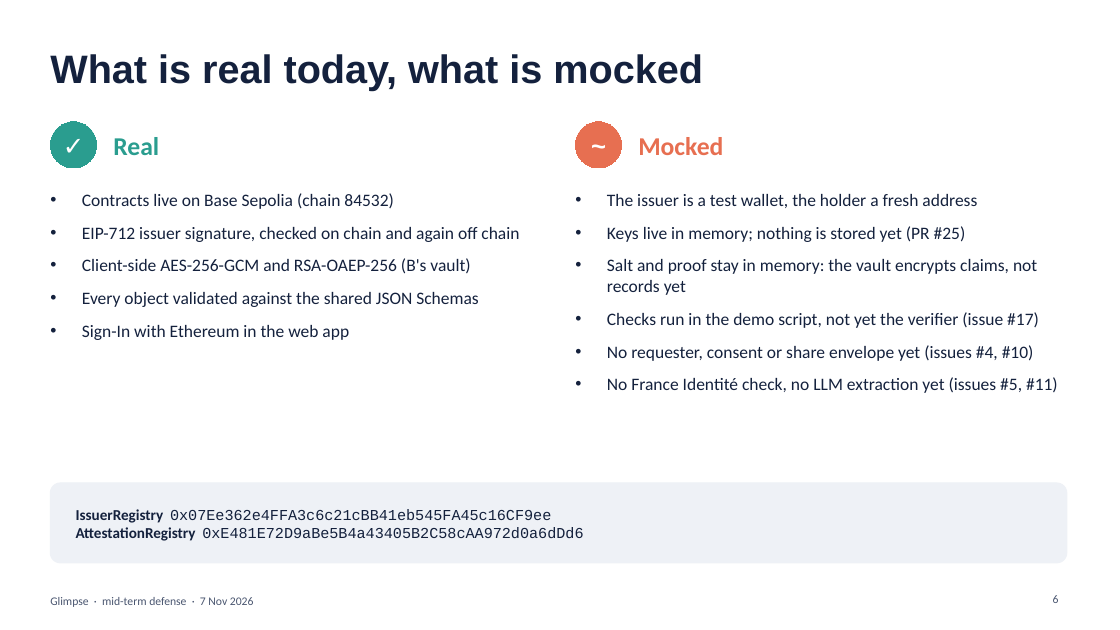
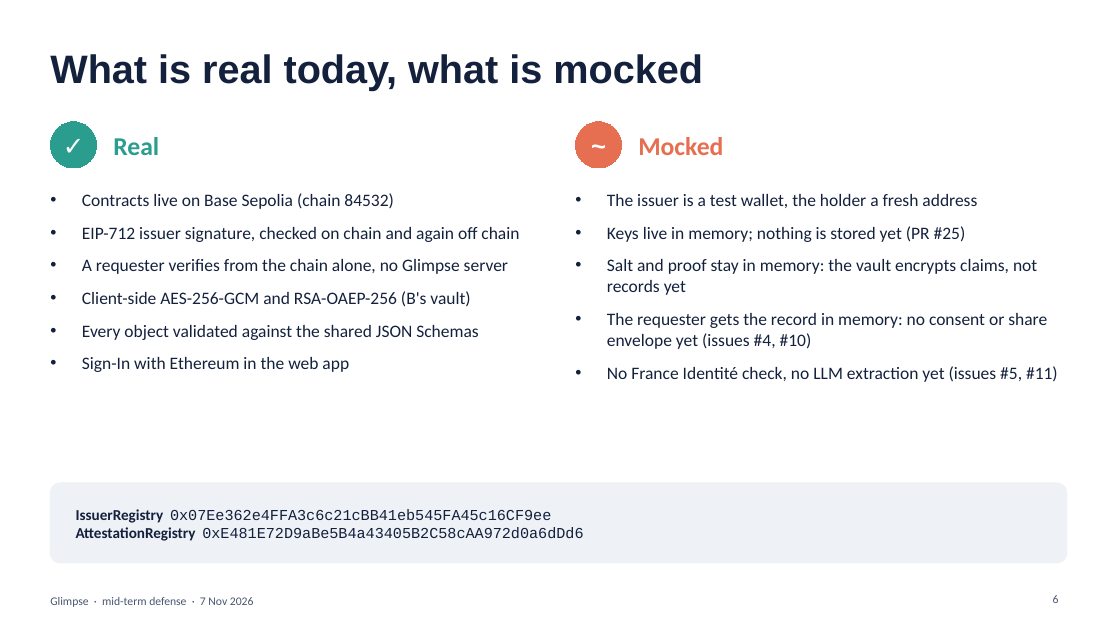
Before and after one commit to CouturierNathan/Glimpse, a slide deck: slide 6 of docs/mid-term-demo.pptx. Drawn at 1120x630 pixels with LibreOffice and Linux fonts; fonts in the diff are those of the drawing. Boxes give left, top, right and bottom in pixels: in the first picture for what was removed or moved away, otherwise in the second. Text is boxed around its words. In the diff, an @@ line names an element or a change of style, - is before the commit and + after.

Commit message:
Show the verifier as real in the defense slides (#17)
The demo's requester now runs @glimpse/verifier, so the slides stop
listing the checks as script-only and the verifier as planned.

```diff
--- a/docs/mid-term-demo.pptx
+++ b/docs/mid-term-demo.pptx
@@ text at (82,259,508,274): paragraph added @@
+• A requester verifies from the chain alone, no Glimpse server
@@ text at (607,313,1047,349): text changed @@
-• Checks run in the demo script, not yet the verifier (issue #17)
-• No requester, consent or share envelope yet (issues #4, #10)
+• The requester gets the record in memory: no consent or share envelope yet (issues #4, #10)
```
Also in this commit, not shown: 3 other slides changed.
